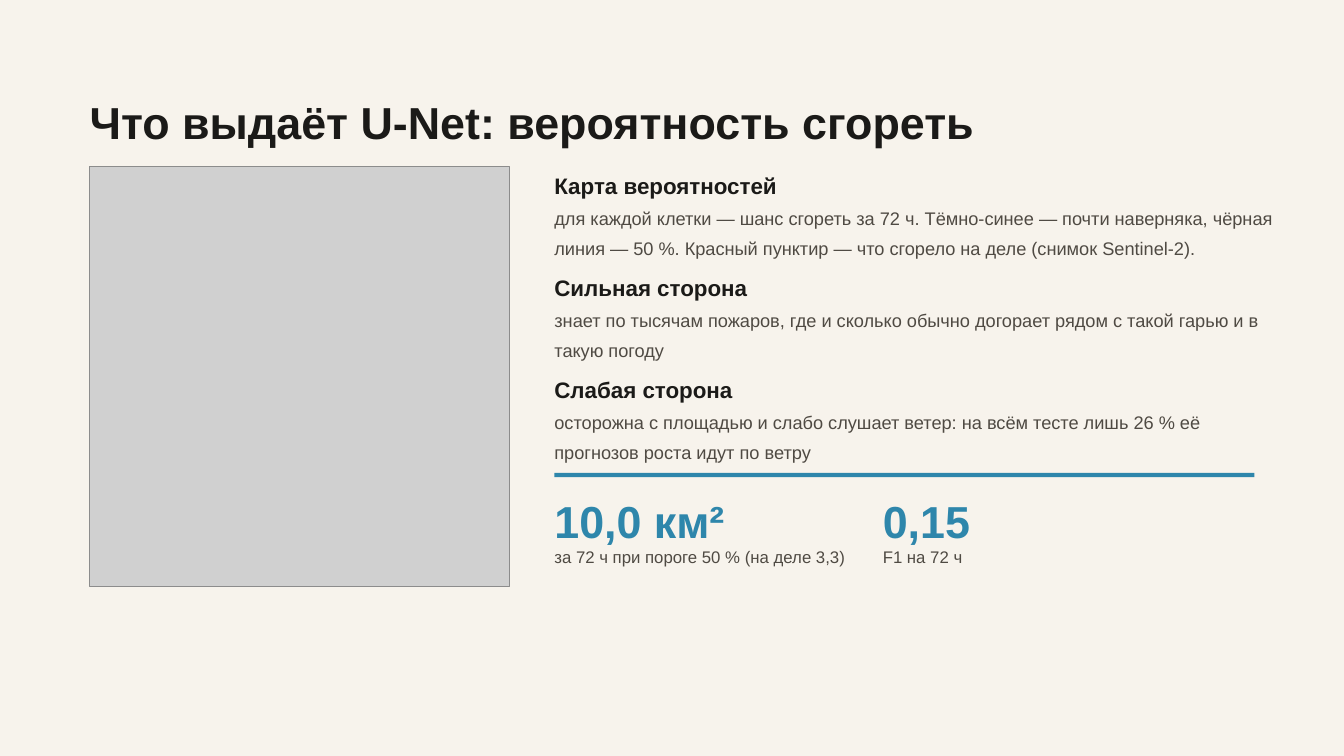
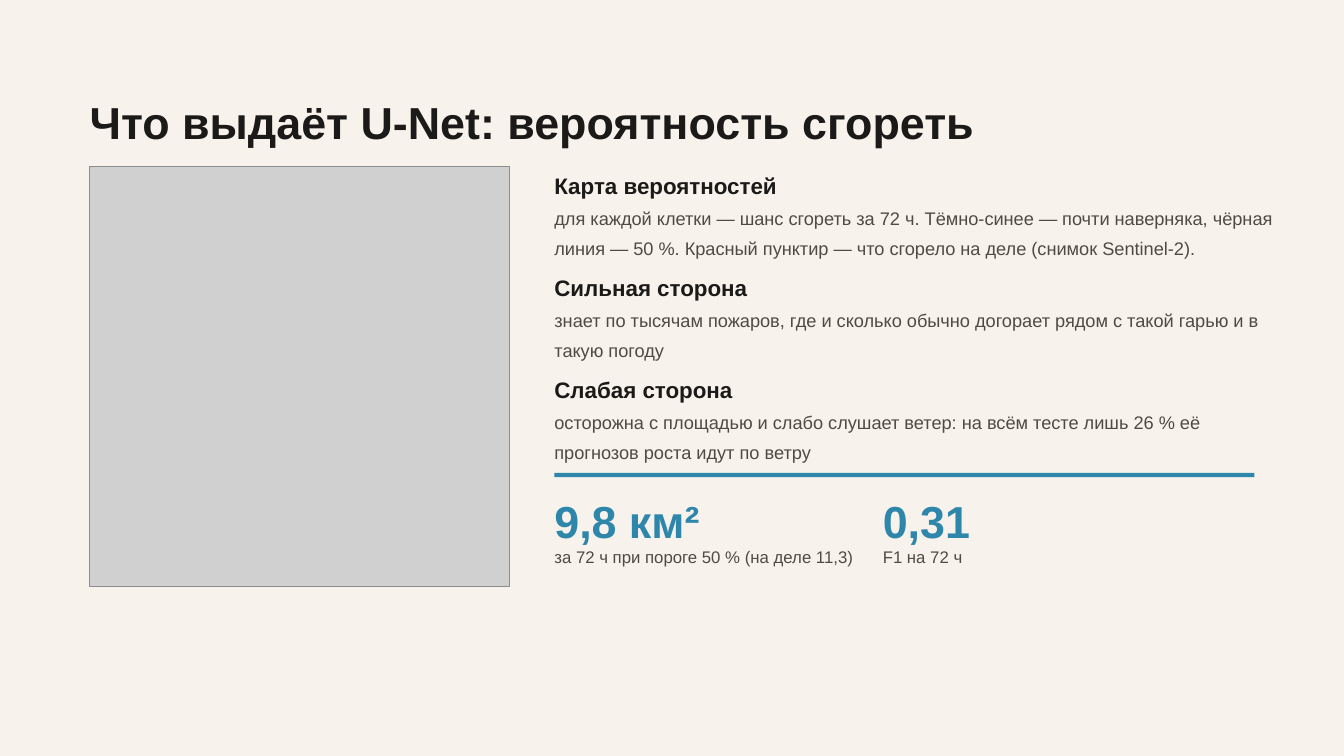
Before and after one commit to Bekabaev/fire_proj, a slide deck: slide 16 of presentation/pres_final_rev2.pptx. Drawn at 1344x756 pixels with LibreOffice and Linux fonts; fonts in the diff are those of the drawing; grey boxes stand for pictures. Boxes give left, top, right and bottom in pixels: in the first picture for what was removed or moved away, otherwise in the second. Text is boxed around its words. In the diff, an @@ line names an element or a change of style, - is before the commit and + after.

```diff
--- a/presentation/pres_final_rev2.pptx
+++ b/presentation/pres_final_rev2.pptx
@@ text at (554, 506, 699, 545): text changed @@
-10,0 км²
+9,8 км²
@@ text at (883, 506, 970, 545): text changed @@
-0,15
+0,31
@@ text at (554, 551, 853, 567): text changed @@
-за 72 ч при пороге 50 % (на деле 3,3)
+за 72 ч при пороге 50 % (на деле 11,3)
```
Also in this commit, not shown: 2 other slides changed, 1 other file.
